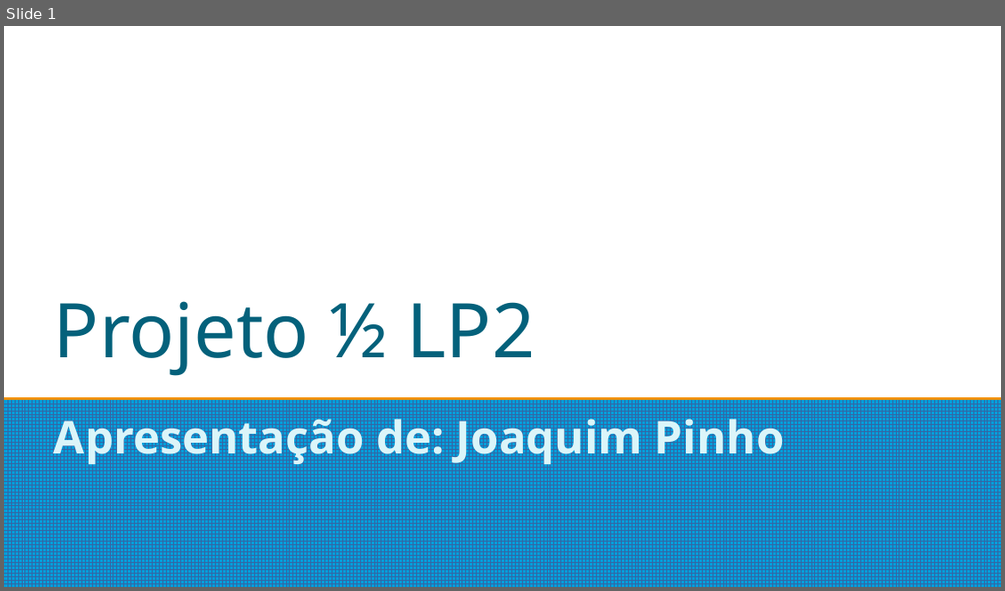
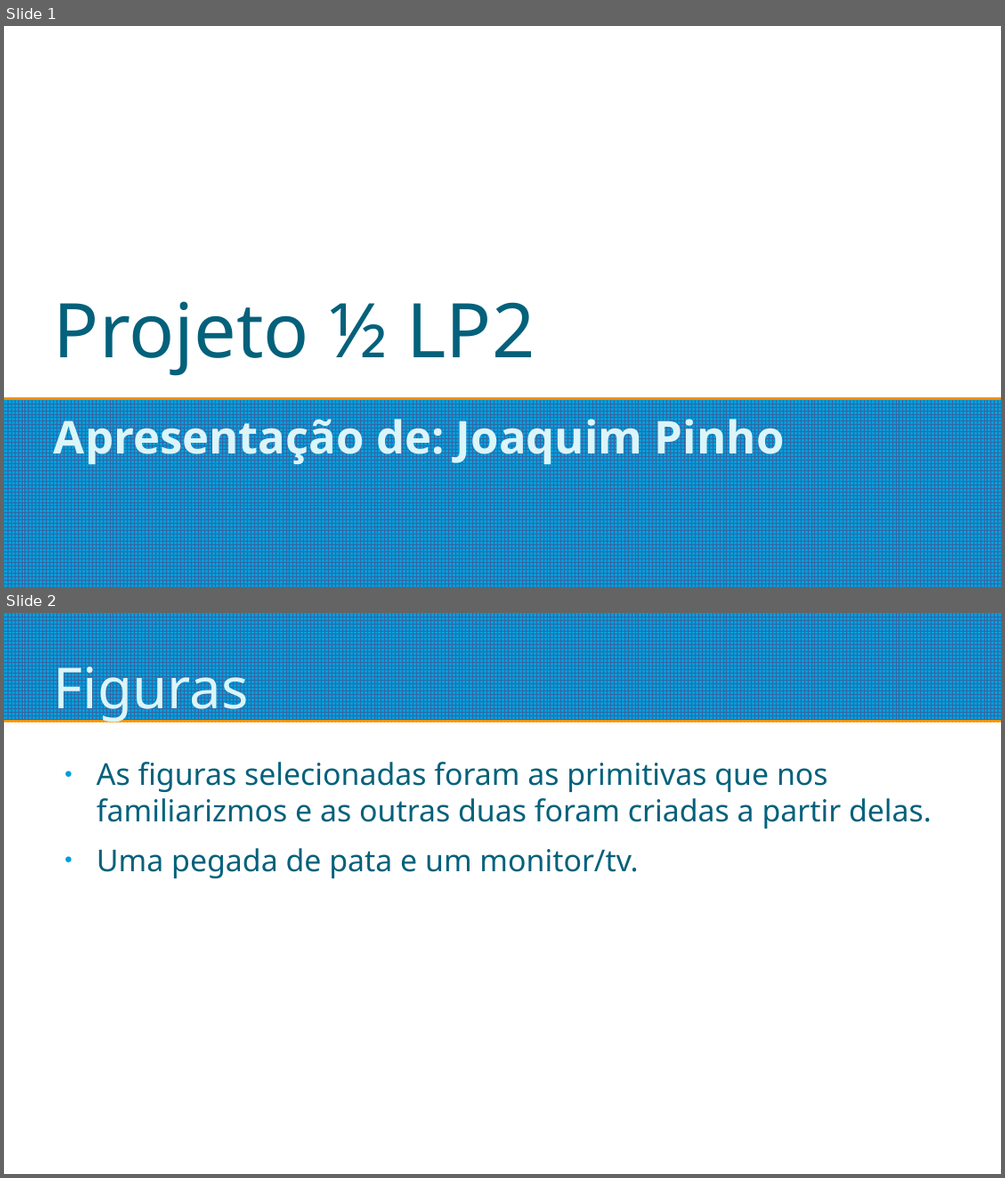
Before and after one commit to Joaquim-Pinho/LP2, a slide deck: Projeto1de2/SlideProjeto1de2.odp. Shown one above the other, each under a label of ours: slide 1 before the commit, slides 1 and 2 after it. The pictures are 1005x591 and 1005x1178 pixels, drawn with LibreOffice and Linux fonts; fonts in the diff are those of the drawing. Boxes give left, top, right and bottom in pixels: in the first picture for what was removed or moved away, otherwise in the second. Text is boxed around its words. In the diff, an @@ line names an element or a change of style, - is before the commit and + after.

```diff
--- a/Projeto1de2/SlideProjeto1de2.odp
+++ b/Projeto1de2/SlideProjeto1de2.odp
@@ slide 2 added at [4, 613, 1001, 1174], background #FFFFFF @@
@@ rectangle added at [4, 613, 1001, 720], fill pattern #3465A4 on #009EDA @@
@@ title added at [54, 655, 249, 723], 45 pt, text #DBF5F9 @@
+Figuras
@@ text added at [97, 762, 931, 878], 24 pt, text #04617B @@
+● As figuras selecionadas foram as primitivas que nos familiarizmos e as outras duas foram criadas a partir delas.
+● Uma pegada de pata e um monitor/tv.
```
Also in this commit, not shown: 14 other slides added, 3 slides removed, 14 other files.
